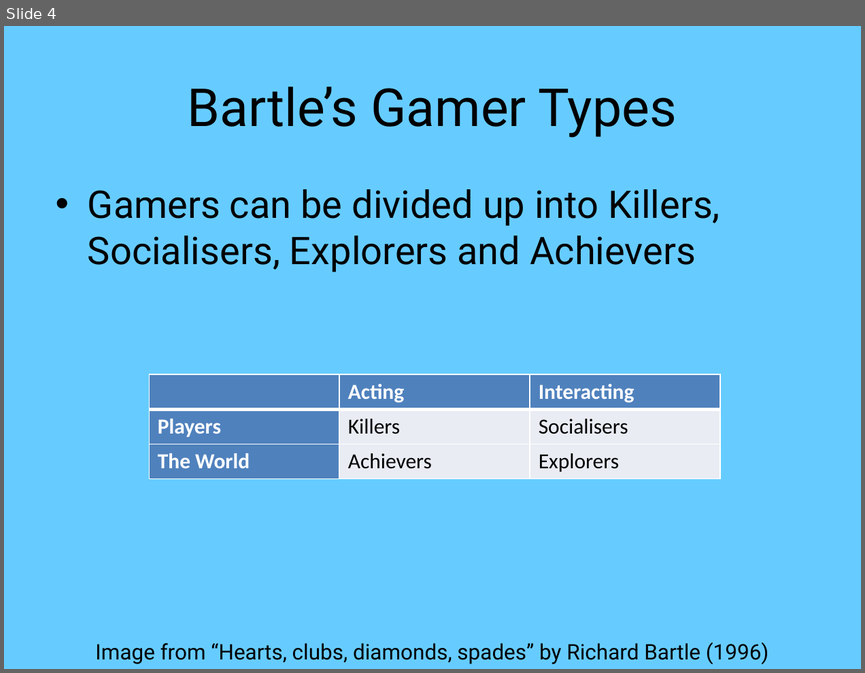
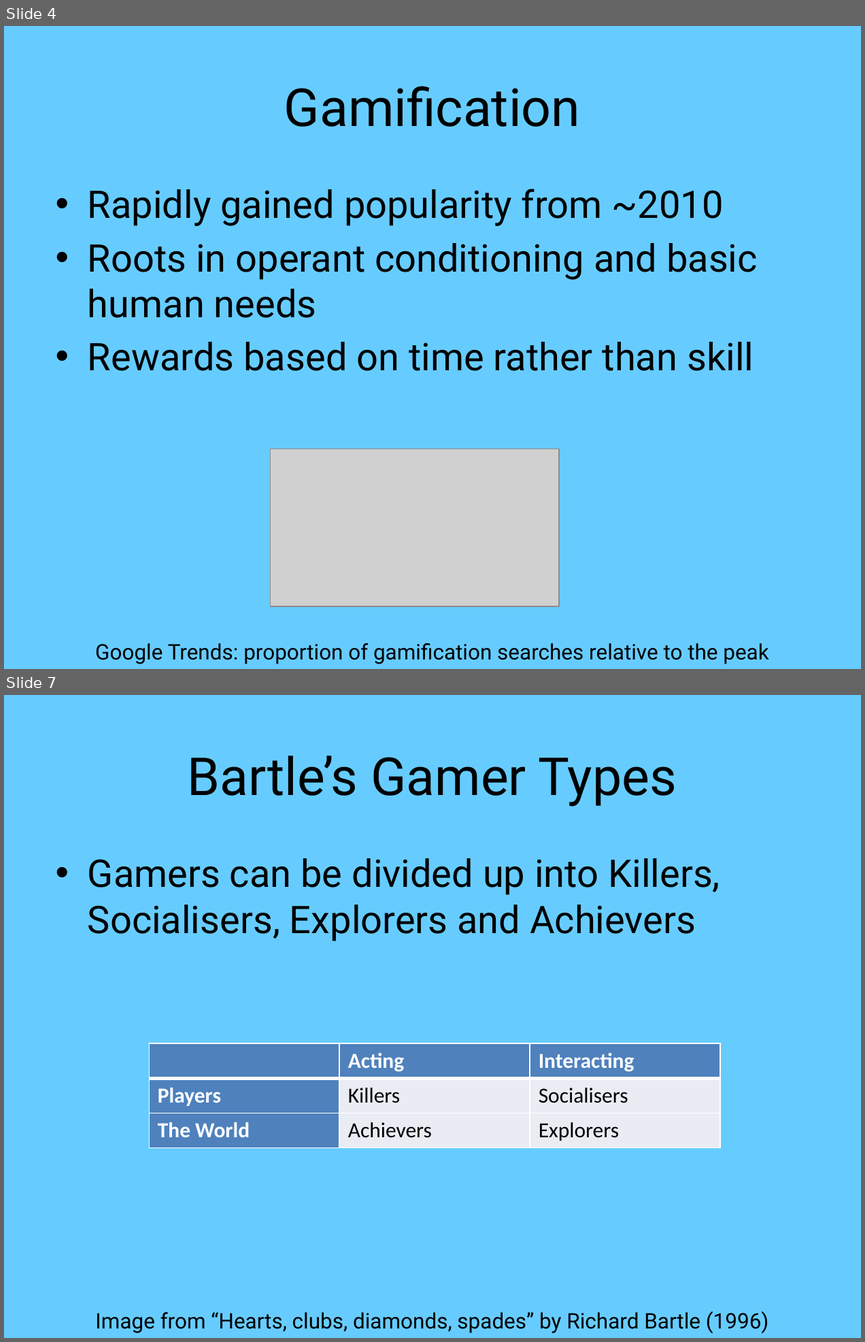
Before and after one commit to mcnutty26/dissertation, a slide deck: docs/presentation/master.pptx. Shown one above the other, each under a label of ours: slide 4 before the commit, slides 4 and 7 after it; the slides between them are not shown. The pictures are 865x673 and 865x1342 pixels, drawn with LibreOffice and Linux fonts; fonts in the diff are those of the drawing; grey boxes stand for pictures. Boxes give left, top, right and bottom in pixels: in the first picture for what was removed or moved away, otherwise in the second. Text is boxed around its words. In the diff, an @@ line names an element or a change of style, - is before the commit and + after.

```diff
--- a/docs/presentation/master.pptx
+++ b/docs/presentation/master.pptx
@@ slide 4 added at (4,26,861,669), background #66CCFF @@
@@ title added at (284,86,580,127), 44 pt, text #000000 @@
+Gamification
@@ text added at (88,189,757,371), 32 pt, text #000000 @@
+• Rapidly gained popularity from ~2010
+• Roots in operant conditioning and basic human needs
+• Rewards based on time rather than skill
@@ picture added at (271,448,559,606) @@
@@ text added at (95,643,768,664), 18 pt, text #000000 @@
+Google Trends: proportion of gamification searches relative to the peak
@@ what was slide 4 is now slide 7 @@
```
Also in this commit, not shown: 7 slides changed, 2 other slides added, 4 slides removed, 19 other files.
